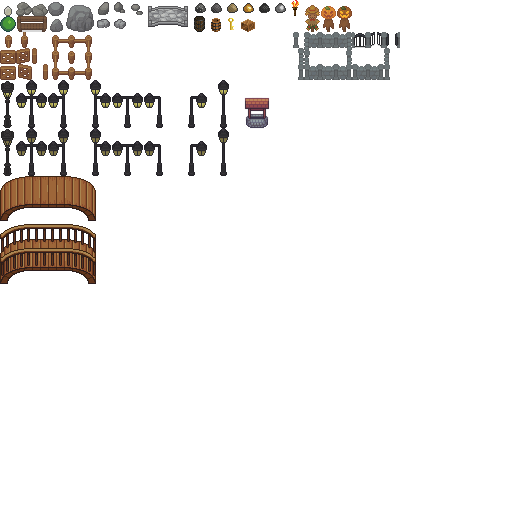
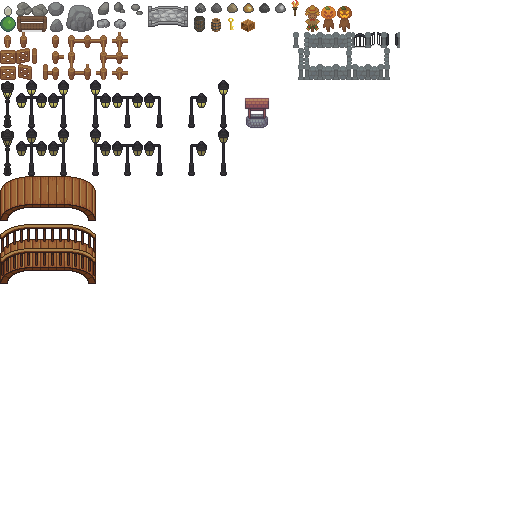
Revision of a layered 512px x 512px image; what changed, layer by layer:
painted on "objects" over [0, 0, 299, 128]
